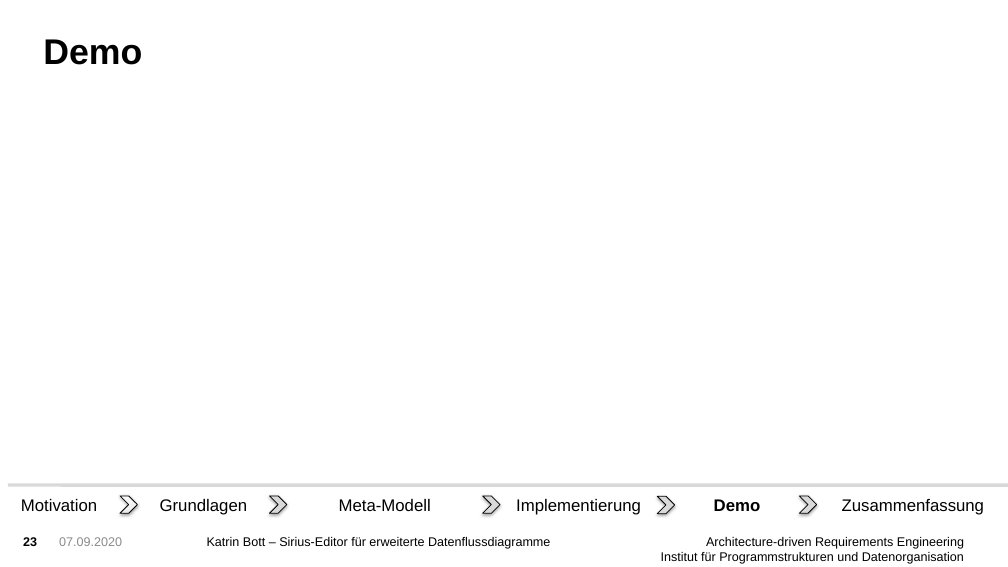
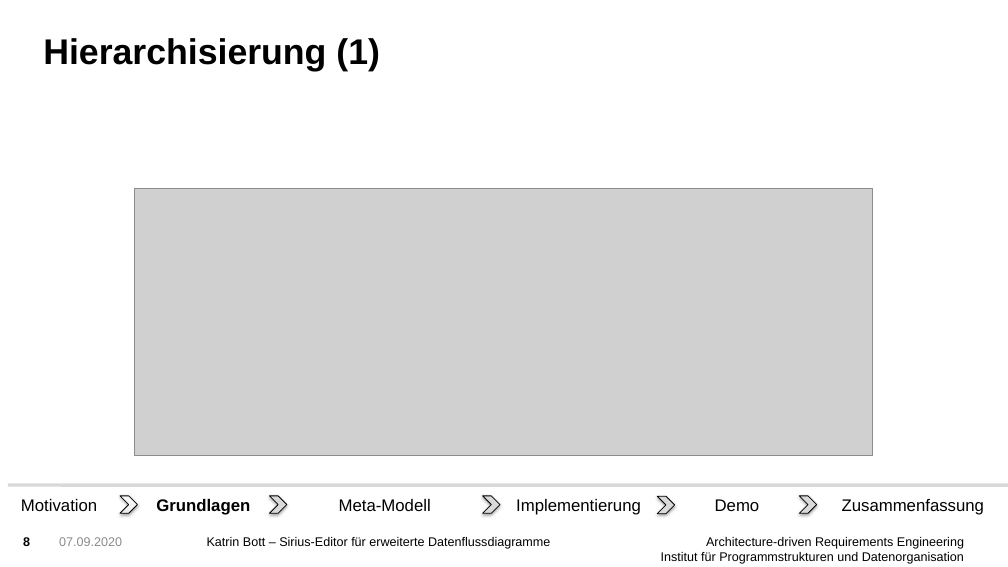
Before and after one commit to FluidTrust/Palladio-Supporting-DataFlowDiagramConfidentiality, a slide deck: slide 8 of bundles/org.palladiosimulator.dataflow.diagram.characterized.editor.sirius/presentation/presentation_bott.pptx (slide 23 before the commit). Drawn at 1008x567 pixels with LibreOffice and Linux fonts; fonts in the diff are those of the drawing; grey boxes stand for pictures; background and template pictures are left out. Boxes give left, top, right and bottom in pixels: in the first picture for what was removed or moved away, otherwise in the second. Text is boxed around its words. In the diff, an @@ line names an element or a change of style, - is before the commit and + after.

```diff
--- a/bundles/org.palladiosimulator.dataflow.diagram.characterized.editor.sirius/presentation/presentation_bott.pptx
+++ b/bundles/org.palladiosimulator.dataflow.diagram.characterized.editor.sirius/presentation/presentation_bott.pptx
@@ text at box(43, 38, 380, 71): text changed @@
-Demo
+Hierarchisierung (1)
@@ picture added at box(135, 189, 873, 456) @@
@@ text "Grundlagen" at box(156, 499, 250, 515): bold on @@
@@ text "Demo" at box(715, 499, 760, 511): bold off @@
@@ page number at box(23, 536, 30, 549): text changed @@
-23
+8
```
Also in this commit, not shown: 15 other slides changed, 1 slide removed, 2 other files.
